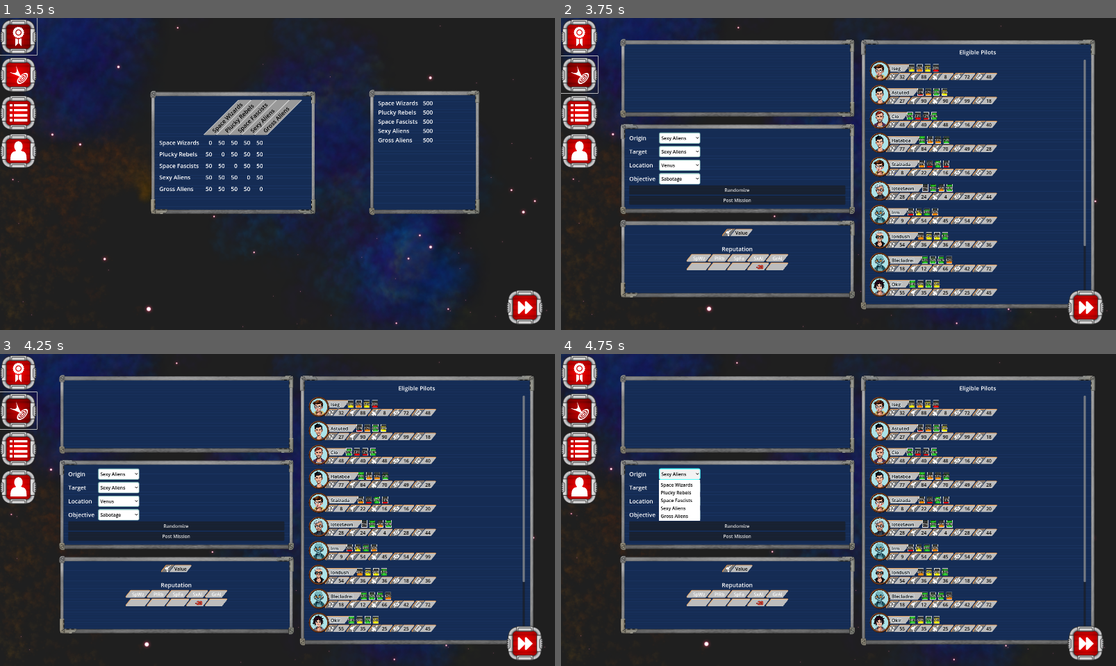
Above: before the commit, frames 1-4 (two rows, left to right).
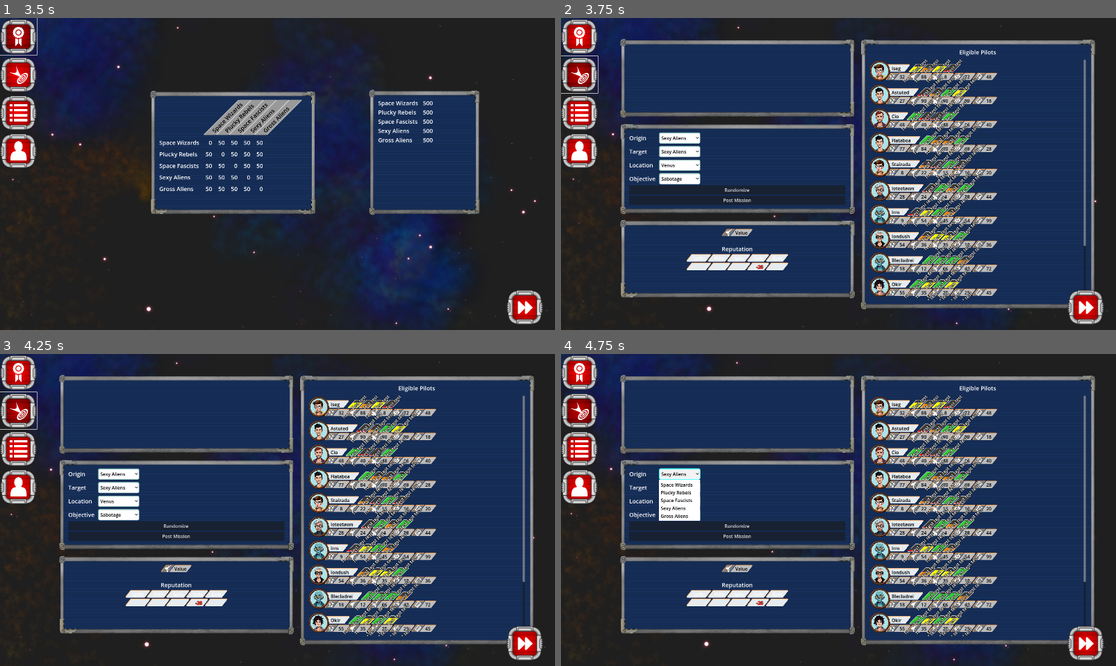
Above: after the commit, the same moments.

Repository: kelliedlynch/RustbucketStation
Game: Godot game, scene res://MainGameScene.tscn
The game is run twice, just before and just after one commit, with the same random seed, the same clock (stepped at 60 frames per second) and the same inputs.
Inputs (mouse positions are in pixels of both pictures, inside the frame that each line leads up to):
- Up to frame 1 (3.5 s): click (527, 308) at 0.5 s; click (527, 308) at 1.25 s; click (527, 308) at 2 s; click (16, 36) at 2.75 s
- Up to frame 2 (3.75 s): click (577, 74) at 3.5 s
- Up to frame 3 (4.25 s): no input
- Up to frame 4 (4.75 s): click "Sexy Aliens" at 4.25 s

Frame 1 is identical in both runs. In frame 2, 4.8% of the frame differs, in the area x 22-77%, y 13-91%; in frame 3, 4.8%; in frame 4, 4.8%.

Commit message:
Working on shader for slanted progress bars, can't do geometry.

Diff:
--- a/Interface/MenuCell.tres
+++ b/Interface/MenuCell.tres
@@ -1,7 +1,7 @@
 [gd_resource type="StyleBoxFlat" format=3 uid="uid://beftae1rdoriu"]
 
 [resource]
-bg_color = Color(0.741176, 0.741176, 0.741176, 1)
+bg_color = Color(0.905882, 0.92549, 0.937255, 1)
 skew = Vector2(0.8, 0)
 border_width_left = 4
 border_width_top = 3
--- a/Interface/MissionBuilder/MissionBuilder.tscn
+++ b/Interface/MissionBuilder/MissionBuilder.tscn
@@ -29,8 +29,6 @@
 offset_top = 107.0
 offset_right = 1267.0
 offset_bottom = 707.0
-bg_color = Color(0.0823529, 0.172549, 0.329412, 1)
-line_color = Color(0.101961, 0.203922, 0.384314, 1)
 
 [node name="VBoxContainer" type="VBoxContainer" parent="MissionSummaryFrame"]
 layout_mode = 2
@@ -66,13 +64,9 @@
 
 [node name="IncomingRequestsFrame" parent="HBoxContainer/VBoxContainer" instance=ExtResource("7_moilo")]
 layout_mode = 2
-bg_color = Color(0.0823529, 0.172549, 0.329412, 1)
-line_color = Color(0.101961, 0.203922, 0.384314, 1)
 
 [node name="ComponentSelectorFrame" parent="HBoxContainer/VBoxContainer" instance=ExtResource("7_moilo")]
 layout_mode = 2
-bg_color = Color(0.0823529, 0.172549, 0.329412, 1)
-line_color = Color(0.101961, 0.203922, 0.384314, 1)
 
 [node name="VBoxContainer" type="VBoxContainer" parent="HBoxContainer/VBoxContainer/ComponentSelectorFrame"]
 layout_mode = 2
@@ -145,8 +139,6 @@
 
 [node name="RewardsSummaryFrame" parent="HBoxContainer/VBoxContainer" instance=ExtResource("7_moilo")]
 layout_mode = 2
-bg_color = Color(0.0823529, 0.172549, 0.329412, 1)
-line_color = Color(0.101961, 0.203922, 0.384314, 1)
 
 [node name="VBoxContainer" type="VBoxContainer" parent="HBoxContainer/VBoxContainer/RewardsSummaryFrame"]
 layout_mode = 2
@@ -175,8 +167,6 @@
 [node name="EligiblePilotsFrame" parent="HBoxContainer" instance=ExtResource("7_moilo")]
 layout_mode = 2
 size_flags_horizontal = 3
-bg_color = Color(0.0823529, 0.172549, 0.329412, 1)
-line_color = Color(0.101961, 0.203922, 0.384314, 1)
 
 [node name="EligiblePilots" type="MarginContainer" parent="HBoxContainer/EligiblePilotsFrame"]
 layout_mode = 2
--- a/Interface/MissionList/MissionList.tscn
+++ b/Interface/MissionList/MissionList.tscn
@@ -13,8 +13,6 @@
 
 [node name="DynamicFrame" parent="." instance=ExtResource("2_io1ut")]
 layout_mode = 2
-bg_color = Color(0.0823529, 0.172549, 0.329412, 1)
-line_color = Color(0.101961, 0.203922, 0.384314, 1)
 
 [node name="ScrollContainer" type="ScrollContainer" parent="DynamicFrame"]
 layout_mode = 2
--- a/Interface/UnitMenuItem/MenuItemRowStraightEnds.tres
+++ b/Interface/UnitMenuItem/MenuItemRowStraightEnds.tres
@@ -3,7 +3,7 @@
 [resource]
 content_margin_left = 18.0
 content_margin_top = 0.0
-bg_color = Color(0.439216, 0.439216, 0.439216, 1)
+bg_color = Color(0.447059, 0.486275, 0.521569, 1)
 border_width_left = 4
 border_width_top = 3
 border_color = Color(0.709804, 0.258824, 0.243137, 1)
--- a/Interface/UnitMenuItem/NeedsBar.gd
+++ b/Interface/UnitMenuItem/NeedsBar.gd
@@ -1,18 +1,31 @@
-extends PanelContainer
+extends ProgressBar
 class_name NeedsBar
 
-@onready var progress_bar: ProgressBar = find_child("ProgressBar")
-@export var value: int = 100:
-	set(val):
-		value = val
-		if not is_inside_tree(): await ready
-		progress_bar.value = val
+#@onready var progress_bar: ProgressBar = find_child("ProgressBar")
+#@export var value: int = 100
+	#set(val):
+		#value = val
+		#if not is_inside_tree(): await ready
+		#progress_bar.value = val
+@export var slant: float = 0.8
+@onready var percent_label: Label = find_child("PercentLabel")
 
 func _ready() -> void:
-	progress_bar.value_changed.connect(_update_bar)
+	value_changed.connect(_update_bar)
+	if not Engine.is_editor_hint():
+		await get_tree().process_frame
+	_update_bar(value)
 
 func _update_bar(val: float):
-	var stylebox = progress_bar.get_theme_stylebox("fill").duplicate()
+	print("container_size ", size)
+	print("rect_size ", percent_label.size)
+	material.set_shader_parameter("slant", slant)
+	material.set_shader_parameter("rect_size", size)
+	percent_label.material.set_shader_parameter("rotation", slant)
+	percent_label.material.set_shader_parameter("container_size", size)
+	percent_label.material.set_shader_parameter("rect_size", percent_label.size)
+	#percent_label.material.set_shader_parameter("offset", Vector2(percent_label.size.x / 2, -percent_label.size.y / 2))
+	var stylebox = get_theme_stylebox("fill").duplicate()
 	if val < 25:
 		stylebox.bg_color = Color.RED
 		stylebox.border_color = Color.DARK_RED
@@ -25,4 +38,4 @@
 	else:
 		stylebox.bg_color = Color.LIME_GREEN
 		stylebox.border_color = Color.WEB_GREEN
-	progress_bar.add_theme_stylebox_override("fill", stylebox)
+	add_theme_stylebox_override("fill", stylebox)
--- a/Interface/UnitMenuItem/NeedsBar.tscn
+++ b/Interface/UnitMenuItem/NeedsBar.tscn
@@ -1,38 +1,76 @@
-[gd_scene load_steps=5 format=3 uid="uid://cj1i70p5sp2jy"]
+[gd_scene load_steps=7 format=3 uid="uid://cj1i70p5sp2jy"]
 
-[ext_resource type="StyleBox" uid="uid://bx2oc45mt73y2" path="res://Interface/UnitMenuItem/VertProgressBarBackground.tres" id="1_ef7n0"]
+[ext_resource type="Shader" uid="uid://b61pn31f6mdvv" path="res://test_slant.gdshader" id="1_2tprc"]
 [ext_resource type="Script" uid="uid://bqrftqhljxsft" path="res://Interface/UnitMenuItem/NeedsBar.gd" id="1_kos10"]
 
-[sub_resource type="StyleBoxFlat" id="StyleBoxFlat_5i6bd"]
-bg_color = Color(1, 1, 1, 1)
+[sub_resource type="ShaderMaterial" id="ShaderMaterial_8l0co"]
+shader = ExtResource("1_2tprc")
+shader_parameter/container_size = Vector2(0, 0)
+shader_parameter/rect_size = Vector2(34, 80)
+shader_parameter/slant = 0.0
+shader_parameter/rotation = 0.0
 
-[sub_resource type="StyleBoxFlat" id="StyleBoxFlat_ef7n0"]
-bg_color = Color(1, 0, 0, 1)
-border_width_left = 5
-border_width_top = 1
-border_width_right = 4
-border_color = Color(0.545098, 0, 0, 1)
-border_blend = true
+[sub_resource type="StyleBoxFlat" id="StyleBoxFlat_2tprc"]
+bg_color = Color(0.23, 0.23, 0.23, 1)
+border_width_left = 2
+border_width_top = 2
+border_width_right = 2
+border_width_bottom = 2
+corner_radius_top_right = 6
+corner_radius_bottom_left = 6
+expand_margin_left = 2.0
+expand_margin_top = 2.0
+expand_margin_right = 2.0
+expand_margin_bottom = 2.0
+anti_aliasing = false
 
-[node name="PanelContainer" type="PanelContainer"]
-theme_override_styles/panel = SubResource("StyleBoxFlat_5i6bd")
-script = ExtResource("1_kos10")
+[sub_resource type="StyleBoxFlat" id="StyleBoxFlat_46wdm"]
+bg_color = Color(0.6, 0.162, 0.162, 1)
+corner_radius_top_right = 3
+corner_radius_bottom_left = 3
+anti_aliasing = false
 
-[node name="MarginContainer" type="MarginContainer" parent="."]
-custom_minimum_size = Vector2(20, 0)
-layout_mode = 2
-theme_override_constants/margin_left = 1
-theme_override_constants/margin_top = 1
-theme_override_constants/margin_right = 1
-theme_override_constants/margin_bottom = 1
+[sub_resource type="ShaderMaterial" id="ShaderMaterial_ew4n6"]
+shader = ExtResource("1_2tprc")
+shader_parameter/container_size = Vector2(0, 0)
+shader_parameter/rect_size = Vector2(0, 0)
+shader_parameter/slant = 0.0
+shader_parameter/rotation = 0.0
 
-[node name="ProgressBar" type="ProgressBar" parent="MarginContainer"]
-layout_mode = 2
+[node name="ProgressBar" type="ProgressBar"]
+material = SubResource("ShaderMaterial_8l0co")
+custom_minimum_size = Vector2(32, 0)
+anchors_preset = 8
+anchor_left = 0.5
+anchor_top = 0.5
+anchor_right = 0.5
+anchor_bottom = 0.5
+offset_left = -17.0
+offset_top = -40.0
+offset_right = 17.0
+offset_bottom = 101.0
+grow_horizontal = 2
+grow_vertical = 2
 size_flags_vertical = 1
 theme_override_colors/font_outline_color = Color(0, 0, 0, 1)
 theme_override_constants/outline_size = 4
 theme_override_font_sizes/font_size = 12
-theme_override_styles/background = ExtResource("1_ef7n0")
-theme_override_styles/fill = SubResource("StyleBoxFlat_ef7n0")
-value = 20.0
+theme_override_styles/background = SubResource("StyleBoxFlat_2tprc")
+theme_override_styles/fill = SubResource("StyleBoxFlat_46wdm")
+value = 50.0
 fill_mode = 3
+show_percentage = false
+script = ExtResource("1_kos10")
+
+[node name="PercentLabel" type="Label" parent="."]
+material = SubResource("ShaderMaterial_ew4n6")
+custom_minimum_size = Vector2(52, 26)
+layout_mode = 1
+offset_right = 52.0
+offset_bottom = 26.0
+theme_override_colors/font_outline_color = Color(0, 0, 0, 1)
+theme_override_constants/outline_size = 4
+theme_override_font_sizes/font_size = 16
+text = "100% Test test test"
+horizontal_alignment = 1
+vertical_alignment = 1
--- a/Interface/UnitMenuItem/UnitMenuRow.gd
+++ b/Interface/UnitMenuItem/UnitMenuRow.gd
@@ -1,3 +1,4 @@
+@tool
 extends MarginContainer
 #class_name UnitMenuRow
 
--- a/Interface/UnitMenuItem/UnitMenuRow.tscn
+++ b/Interface/UnitMenuItem/UnitMenuRow.tscn
@@ -118,29 +118,27 @@
 
 [node name="NeedsBars" type="MarginContainer" parent="MarginContainer/HBoxContainer"]
 layout_mode = 2
-theme_override_constants/margin_left = 16
 
 [node name="HBoxContainer" type="HBoxContainer" parent="MarginContainer/HBoxContainer/NeedsBars"]
 layout_mode = 2
 size_flags_horizontal = 3
-theme_override_constants/separation = 16
-alignment = 2
+theme_override_constants/separation = 14
 
 [node name="AdventureBar" parent="MarginContainer/HBoxContainer/NeedsBars/HBoxContainer" instance=ExtResource("2_xgenu")]
 layout_mode = 2
-value = 99
+value = 97.0
 
 [node name="FameBar" parent="MarginContainer/HBoxContainer/NeedsBars/HBoxContainer" instance=ExtResource("2_xgenu")]
 layout_mode = 2
-value = 34
+value = 34.0
 
 [node name="RomanceBar" parent="MarginContainer/HBoxContainer/NeedsBars/HBoxContainer" instance=ExtResource("2_xgenu")]
 layout_mode = 2
-value = 16
+value = 16.0
 
 [node name="ViceBar" parent="MarginContainer/HBoxContainer/NeedsBars/HBoxContainer" instance=ExtResource("2_xgenu")]
 layout_mode = 2
-value = 70
+value = 70.0
 
 [node name="PortraitBorder" type="TextureRect" parent="."]
 self_modulate = Color(0.58, 0.30479, 0.1566, 1)
@@ -151,7 +149,7 @@
 expand_mode = 3
 
 [node name="PortraitBackground" type="TextureRect" parent="PortraitBorder"]
-self_modulate = Color(0.673112, 0.887253, 0.905198, 1)
+self_modulate = Color(0.914311, 0.829894, 0.773236, 1)
 show_behind_parent = true
 layout_mode = 1
 anchors_preset = 15
--- a/Interface/UnitMenuItem/VertProgressBarBackground.tres
+++ b/Interface/UnitMenuItem/VertProgressBarBackground.tres
@@ -2,6 +2,7 @@
 
 [resource]
 bg_color = Color(0.23, 0.23, 0.23, 1)
+skew = Vector2(0.8, 0)
 border_width_left = 3
 border_width_top = 3
 border_color = Color(0.0853774, 0.160972, 0.148295, 1)
--- /dev/null
+++ b/SlantedProgressBarLabel.gdshader
@@ -0,0 +1,20 @@
+shader_type canvas_item;
+
+uniform vec2 rect_size;
+//float total_width = ;
+void vertex() {
+	VERTEX += vec2(VERTEX.y * cos(PI / 2.0) + VERTEX.y * sin(PI / 2.0), VERTEX.x * cos(PI / 2.0) - VERTEX.x * sin(PI / 2.0));
+	//VERTEX += rect_size / 2.0;
+	//float y_pos = rect_size.y - VERTEX.y;
+	//VERTEX -= vec2(y_pos * 0.8, 0.0);
+	//VERTEX += vec2(VERTEX.y, 0.0);
+}
+
+void fragment() {
+	// Called for every pixel the material is visible on.
+}
+
+//void light() {
+//	// Called for every pixel for every light affecting the CanvasItem.
+//	// Uncomment to replace the default light processing function with this one.
+//}
--- a/SpaceBackground.tscn
+++ b/SpaceBackground.tscn
@@ -79,15 +79,15 @@
 texture = ExtResource("7_u5f74")
 lifetime = 120.0
 preprocess = 120.0
-direction = Vector2(-0.735129, -0.677927)
+direction = Vector2(0.175878, 0.984412)
 spread = 1.0
 gravity = Vector2(0, 0)
 initial_velocity_min = 2.0
 initial_velocity_max = 4.0
 radial_accel_min = -0.2
 radial_accel_max = -0.1
-tangential_accel_min = 0.431169
-tangential_accel_max = 0.431169
+tangential_accel_min = 0.598827
+tangential_accel_max = 0.598827
 angle_max = 184.4
 scale_amount_min = 0.1
 scale_amount_max = 0.2
@@ -102,15 +102,15 @@
 texture = ExtResource("7_u5f74")
 lifetime = 60.0
 preprocess = 60.0
-direction = Vector2(0.252526, -0.96759)
+direction = Vector2(0.25025, -0.968181)
 spread = 1.0
 gravity = Vector2(0, 0)
 initial_velocity_min = 140.0
 initial_velocity_max = 180.0
 radial_accel_min = -20.0
 radial_accel_max = -18.0
-tangential_accel_min = -0.512907
-tangential_accel_max = -0.512907
+tangential_accel_min = 0.339937
+tangential_accel_max = 0.339937
 angle_max = 184.4
 scale_amount_min = 0.2
 scale_amount_max = 0.3
@@ -124,9 +124,9 @@
 texture = ExtResource("4_timbr")
 lifetime = 60.0
 preprocess = 60.0
-direction = Vector2(0.953951, -0.299962)
+direction = Vector2(-0.619236, -0.785205)
 spread = 26.7387
-gravity = Vector2(-0.63911, -0.769115)
+gravity = Vector2(0.180101, -0.983648)
 initial_velocity_min = 30.0
 initial_velocity_max = 50.0
 angular_velocity_min = 1.0
@@ -150,9 +150,9 @@
 texture = ExtResource("4_timbr")
 lifetime = 60.0
 preprocess = 60.0
-direction = Vector2(0.0744911, -0.997222)
+direction = Vector2(-0.309349, 0.950948)
 spread = 26.9642
-gravity = Vector2(-0.740538, -0.672015)
+gravity = Vector2(-0.291179, 0.956669)
 initial_velocity_min = 30.0
 initial_velocity_max = 50.0
 angular_velocity_min = 1.0
@@ -176,9 +176,9 @@
 texture = ExtResource("4_timbr")
 lifetime = 60.0
 preprocess = 60.0
-direction = Vector2(-0.923854, -0.382746)
+direction = Vector2(-0.884147, -0.467208)
 spread = 39.4487
-gravity = Vector2(0.785232, -0.619202)
+gravity = Vector2(-0.982261, 0.18752)
 initial_velocity_min = 30.0
 initial_velocity_max = 50.0
 angular_velocity_min = 1.0
--- /dev/null
+++ b/slant_shader_test.gd
@@ -0,0 +1,9 @@
+extends Control
+
+@onready var bar_bg: ColorRect = find_child("BarBackground")
+@onready var bar_fill: ColorRect = find_child("BarFill")
+
+func _ready() -> void:
+	bar_bg.material.set_shader_parameter("rect_size", bar_bg.size)
+	bar_fill.material.set_shader_parameter("rect_size", bar_fill.size)
+	#bar_bg.material.set_shader_parameter("rect_size", bar_bg.size)
--- /dev/null
+++ b/slant_shader_test.tscn
@@ -0,0 +1,41 @@
+[gd_scene load_steps=5 format=3 uid="uid://cb7erokktgm0p"]
+
+[ext_resource type="Script" uid="uid://bau0p46cbwmm4" path="res://slant_shader_test.gd" id="1_3r0ys"]
+[ext_resource type="Shader" uid="uid://b61pn31f6mdvv" path="res://test_slant.gdshader" id="1_f7hnv"]
+
+[sub_resource type="ShaderMaterial" id="ShaderMaterial_f7hnv"]
+shader = ExtResource("1_f7hnv")
+shader_parameter/container_size = Vector2(0, 0)
+shader_parameter/rect_size = Vector2(0, 0)
+shader_parameter/slant = 0.0
+shader_parameter/rotation = 0.0
+
+[sub_resource type="ShaderMaterial" id="ShaderMaterial_3r0ys"]
+shader = ExtResource("1_f7hnv")
+shader_parameter/container_size = Vector2(0, 0)
+shader_parameter/rect_size = Vector2(0, 0)
+shader_parameter/slant = 0.0
+shader_parameter/rotation = 0.0
+
+[node name="Control" type="Control"]
+layout_mode = 3
+anchors_preset = 15
+anchor_right = 1.0
+anchor_bottom = 1.0
+grow_horizontal = 2
+grow_vertical = 2
+script = ExtResource("1_3r0ys")
+
+[node name="BarBackground" type="ColorRect" parent="."]
+material = SubResource("ShaderMaterial_f7hnv")
+layout_mode = 0
+offset_right = 40.0
+offset_bottom = 101.0
+
+[node name="BarFill" type="ColorRect" parent="BarBackground"]
+material = SubResource("ShaderMaterial_3r0ys")
+layout_mode = 0
+offset_top = 41.0
+offset_right = 40.0
+offset_bottom = 101.0
+color = Color(1, 0.43, 0.43, 1)
--- /dev/null
+++ b/test_slant.gdshader
@@ -0,0 +1,45 @@
+shader_type canvas_item;
+uniform vec2 container_size;
+uniform vec2 rect_size;
+uniform float slant;
+//uniform vec2 offset;
+uniform float rotation;
+//float total_width = ;
+void vertex() {
+
+	if(rotation != 0.0) {
+
+		float rot = -PI / 2.0 + rotation;
+
+
+		float h = container_size.y / cos(rotation);
+		float h1 = h / 2.0 + rect_size.x / 2.0 - container_size.x / 2.0;
+		float h2 = h - h1;
+		float final_offset_x = h2 * sin(rotation);
+		float final_offset_y = h1 * cos(rotation);
+		//float final_offset_y = yy + sady;
+
+
+		VERTEX = vec2(VERTEX.x * cos(rot) - VERTEX.y * sin(rot), VERTEX.y * cos(rot) + VERTEX.x * sin(rot));
+		VERTEX += vec2(final_offset_x, final_offset_y);
+		//VERTEX += vec2(0, -rect_size.y * tan(rotation));
+	}
+	// Called for every vertex the material is visible on.
+	if(slant != 0.0) {
+		float y_pos = rect_size.y - VERTEX.y;
+		VERTEX += vec2(y_pos * tan(slant), 0.0);
+	}
+
+
+	//VERTEX += vec2();
+	//VERTEX += vec2(VERTEX.y, 0.0);
+}
+
+void fragment() {
+	// Called for every pixel the material is visible on.
+}
+
+//void light() {
+//	// Called for every pixel for every light affecting the CanvasItem.
+//	// Uncomment to replace the default light processing function with this one.
+//}
Not shown, added: SlantedProgressBarLabel.gdshader.uid
Not shown, added: slant_shader_test.gd.uid
Not shown, added: test_slant.gdshader.uid
